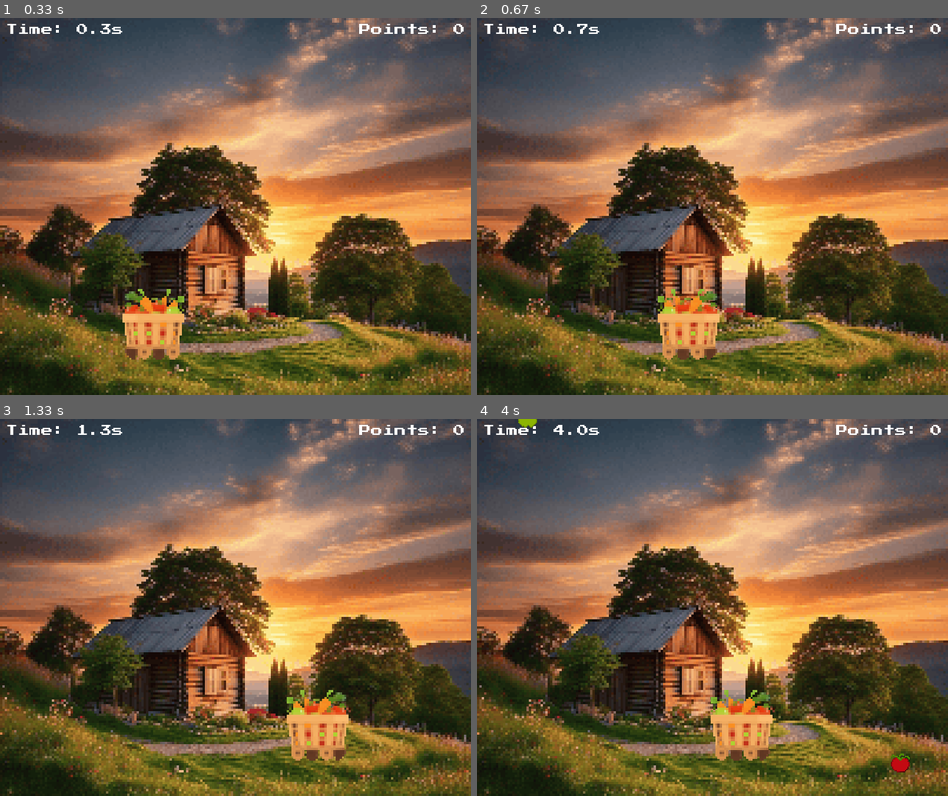
Above: before the commit, frames 1-4 (two rows, left to right).
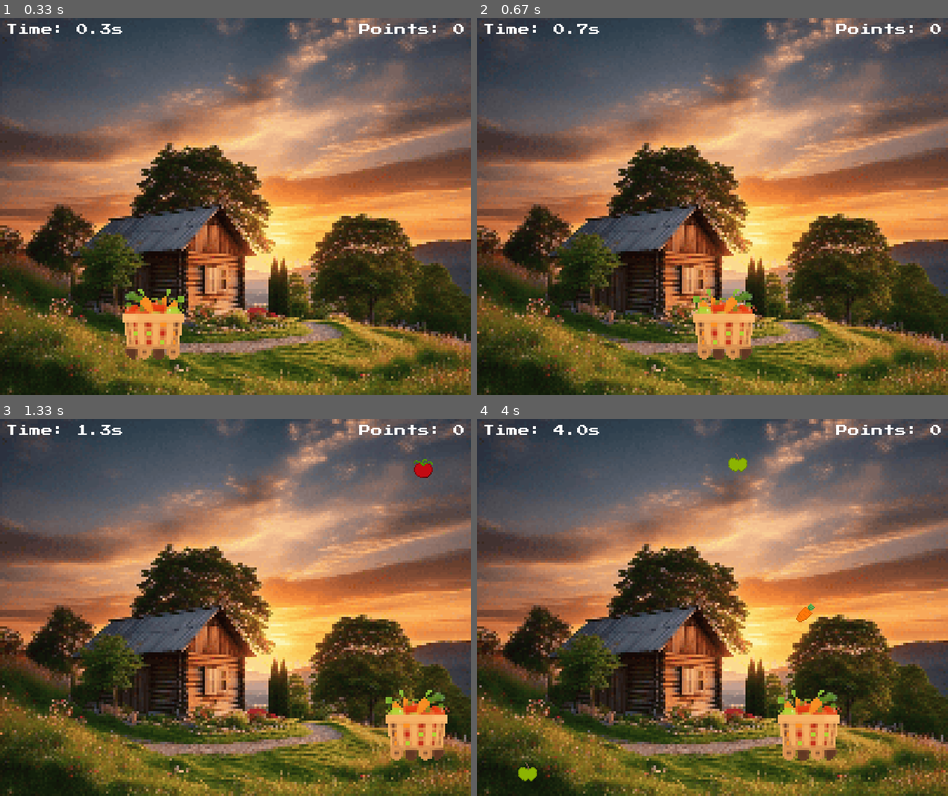
Above: after the commit, the same moments.

Repository: chickenSandwich-cpu/Fruit_Basket_pygame
Game: pygame game, started from Fruit_Basket/Fruit_Basket.py
Same seed, same stepped clock (60 frames per second), same inputs: the game is played once before the commit and once after it.
Inputs:
- Up to frame 1 (0.33 s): no input
- Up to frame 2 (0.67 s): hold Right from 0.33 s (still down)
- Up to frame 3 (1.33 s): release Right at 0.8 s; hold Right 0.83-1.3 s
- Up to frame 4 (4 s): hold Left 1.33-1.87 s; hold Left 1.9-2.3 s; hold Right 2.33-2.97 s; hold Left 3-3.47 s; hold Right 3.5-3.97 s

Frame 1 is identical in both runs. In frame 2, 2.9% of the frame differs, in the area x 38-60%, y 71-91%; in frame 3, 3.9%; in frame 4, 4.4%, in the area x 8-92%, y 0-97%.

Commit message:
making the game more fast pace!

Diff:
--- a/Fruit_Basket/Fruit_Basket.py
+++ b/Fruit_Basket/Fruit_Basket.py
@@ -17,7 +17,7 @@
 
 # Basket properties
 BASKET_WIDTH, BASKET_HEIGHT = 120, 120
-BASKET_VEL = 5
+BASKET_VEL = 8
 
 # Fruit properties
 FRUIT_WIDTH, FRUIT_HEIGHT = 32, 32
@@ -84,7 +84,7 @@
     # Points
     points = 0
 
-    fruit_add_increment = 2000
+    fruit_add_increment = 1000
     fruit_count = 0
 
     fruits = []
@@ -95,16 +95,15 @@
 
         # Spawn fruits
         if fruit_count >= fruit_add_increment:
-            for _ in range(1):
-                fruit_x = random.randint(0, WIDTH - FRUIT_WIDTH)
-                fruit_type = random.choice(fruit_images)
-                fruit = {
-                    "rect": pygame.Rect(fruit_x, -FRUIT_HEIGHT, FRUIT_WIDTH, FRUIT_HEIGHT),
-                    "image": fruit_type
-                    }
-                fruits.append(fruit)
+            fruit_x = random.randint(0, WIDTH - FRUIT_WIDTH)
+            fruit_type = random.choice(fruit_images)
+            fruit = {
+                "rect": pygame.Rect(fruit_x, -FRUIT_HEIGHT, FRUIT_WIDTH, FRUIT_HEIGHT),
+                "image": fruit_type
+                }
+            fruits.append(fruit)
 
-            fruit_add_increment = max(750, fruit_add_increment - 50)
+            fruit_add_increment = max(300, fruit_add_increment - 50)
             fruit_count = 0
 
         for event in pygame.event.get():
